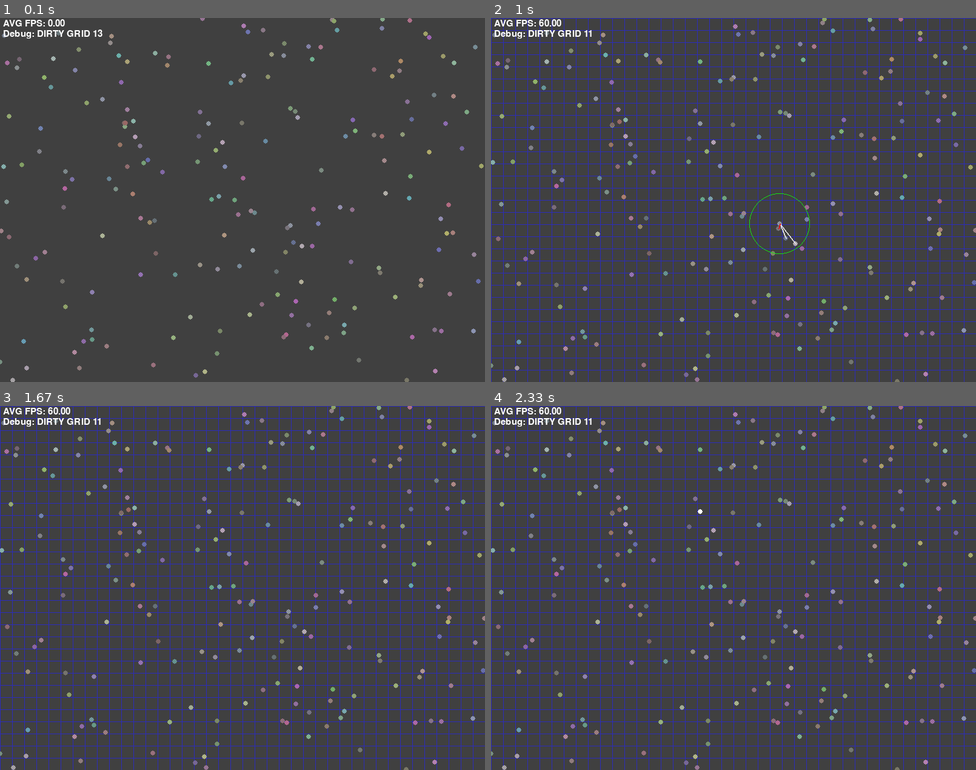
Above: before the commit, frames 1-4 (two rows, left to right).
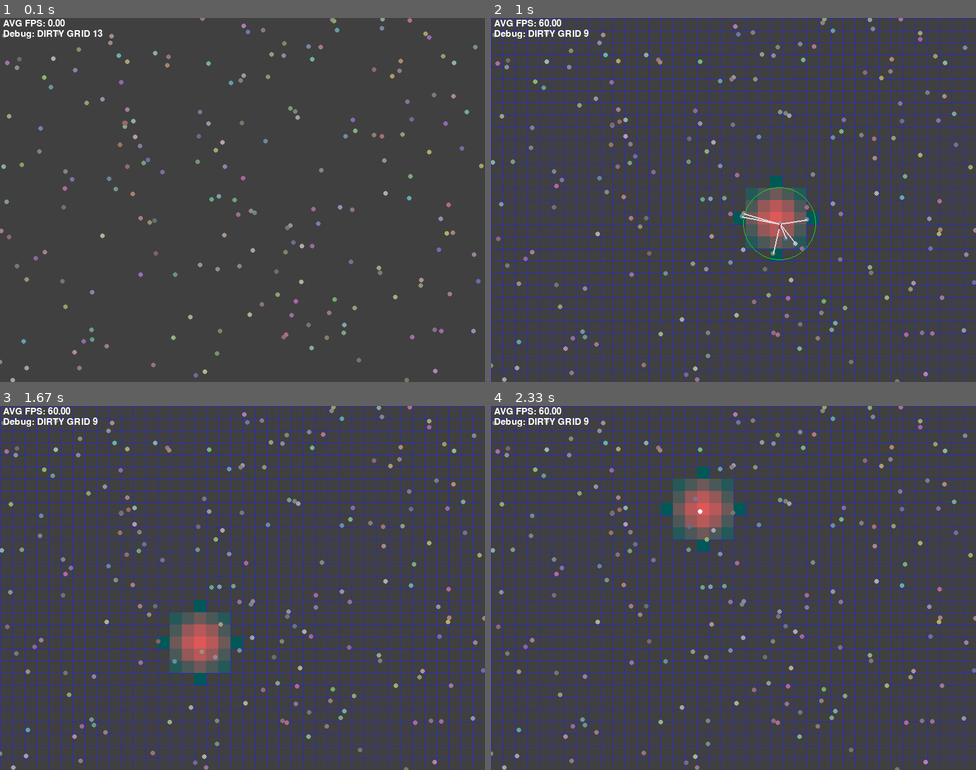
Above: after the commit, the same moments.

Repository: yangyu19840716/YYPygame
Game: pygame game, started from src/Main.py
The game is run twice, just before and just after one commit, with the same random seed, the same clock (stepped at 60 frames per second) and the same inputs.
Inputs (mouse positions are in pixels of both pictures, inside the frame that each line leads up to):
- Up to frame 1 (0.1 s): no input
- Up to frame 2 (1 s): tap Space at 0.33 s; click (782, 225) at 0.72 s
- Up to frame 3 (1.67 s): press the mouse at (140, 551) at 1.03 s; move the mouse to (155, 529) at 1.13 s; release the mouse at (174, 511) at 1.27 s; press the mouse at (232, 588) at 1.37 s; move the mouse to (213, 617) at 1.47 s; release the mouse at (194, 646) at 1.6 s
- Up to frame 4 (2.33 s): press the mouse at (903, 507) at 1.7 s; move the mouse to (738, 588) at 1.8 s; release the mouse at (568, 668) at 1.93 s; press the mouse at (903, 507) at 2.03 s; move the mouse to (801, 507) at 2.13 s; release the mouse at (704, 507) at 2.27 s

Frame 1 is identical in both runs. In frame 2, 1.8% of the frame differs, in the area x 19-68%, y 3-67%; in frame 3, 1.8%; in frame 4, 1.8%.

Commit message:
vision 范围改成圆的

Diff:
--- a/src/Actor.py
+++ b/src/Actor.py
@@ -94,7 +94,7 @@
 		grid = Const.SCENE.get_grid(self.grid_x, self.grid_y)
 		neighbours = []
 		for neighbour_grids in grid.neighbours:
-			for neighbour_grid in neighbour_grids:
+			for neighbour_grid in neighbour_grids[1]:
 				neighbours.extend(neighbour_grid.actors)
 
 		if self.is_leader:
--- a/src/Core/Const.py
+++ b/src/Core/Const.py
@@ -18,8 +18,8 @@
 GAME = None
 
 ACTOR_NUM = 200
-VISION_SIZE = 50.0
+VISION_SIZE = 60.0
 
-ROOT_PATH = os.getcwd() + '/../'
+ROOT_PATH = os.getcwd() + '/'
 RES_PATH = ROOT_PATH + 'res'
-TMP_PATH = RES_PATH + 'tmp'
+TMP_PATH = ROOT_PATH + 'tmp'
--- a/src/Core/Utility.py
+++ b/src/Core/Utility.py
@@ -10,3 +10,9 @@
 	for i in range(3):
 		color[i] = random.randint(color_min, color_max)
 	return color
+
+
+def sorted_dict_by_key(unsort_dict):
+	if not unsort_dict:
+		return unsort_dict
+	return [(k, unsort_dict[k]) for k in sorted(unsort_dict.keys())]
--- a/src/Debug/DebugDraw.py
+++ b/src/Debug/DebugDraw.py
@@ -64,7 +64,7 @@
 
 # ======================================= show_grid ==========================================
 GRID_LINE_COLOR = (44, 44, 188)
-NEIGHBOUR_GRID_COLOR = (40, 88, 88)
+NEIGHBOUR_GRID_COLOR = (222, 88, 88)
 DIRTY_GRID_COLOR = (222, 22, 22)
 DIRTY_GRID_FRAME = []
 FLUSH_TIME = 30
@@ -98,11 +98,11 @@
 		Graph.draw_rect(
 			grid.left_top_pos_x, grid.left_top_pos_y, grid.grid_size_h, grid.grid_size_w, color=NEIGHBOUR_GRID_COLOR)
 
-		i = 1
+		i = total = len(grid.neighbours)
 		for neighbours in grid.neighbours:
-			i += 1
-			color = (NEIGHBOUR_GRID_COLOR[0] + 20 * i, NEIGHBOUR_GRID_COLOR[1], NEIGHBOUR_GRID_COLOR[2])
-			for neighbour in neighbours:
+			i -= 1.0
+			color = (NEIGHBOUR_GRID_COLOR[0] * (i / total), NEIGHBOUR_GRID_COLOR[1], NEIGHBOUR_GRID_COLOR[2])
+			for neighbour in neighbours[1]:
 				Graph.draw_rect(
 					neighbour.left_top_pos_x, neighbour.left_top_pos_y, neighbour.grid_size_h, neighbour.grid_size_w,
 					color=color)
@@ -123,5 +123,5 @@
 		return
 
 	show_grid_line(scene, grid_size_w, grid_size_h)
-	# show_vision_grid(scene)
+	show_vision_grid(scene)
 	# show_dirty_grid()
--- a/src/Grid.py
+++ b/src/Grid.py
@@ -1,7 +1,10 @@
 # -*- coding:utf-8 -*-
 
-from Core import Const
+from Core import Const, Utility
 import random
+
+
+MERGE_PRECISION = 0.01
 
 
 class Grid(object):
@@ -15,19 +18,25 @@
 		self.index_y = None
 		self.left_top_pos_x = self.left_top_pos_y = 0
 		self.right_bottom_pos_x = self.right_bottom_pos_y = 0
+		self.pos_x = self.pos_y = 0
 		self.actors = []
-		self.neighbours = []  		# [[grid list 1], [grid list 2], ...] neighbour按距离分组, 以后改为dict
+		self.neighbours = []  		# [(dis 1, grid list 1), (dis 2, grid list 2), ...] neighbour按距离分组
 		self.leader_actor = None    # actor, nearest_neighbour 首选
 		self.dirty = True			# actors 改变
 		self.picked = False
 
-	def init_neighbours(self, x, y):
-		grid_in_vision = Grid.gird_in_vision
+		self.init_neighbours = self.init_neighbours_round
+
+	def init_pos(self, x, y):
 		self.index_x, self.index_y = x, y
 		self.left_top_pos_x, self.left_top_pos_y = x * Grid.grid_size_w, y * Grid.grid_size_h
 		self.right_bottom_pos_x, self.right_bottom_pos_y = (x + 1) * Grid.grid_size_w, (y + 1) * Grid.grid_size_h
+		self.pos_x, self.pos_y = (x + 0.5) * Grid.grid_size_w, (y + 0.5) * Grid.grid_size_w,
+
+	def init_neighbours_square(self):
+		x, y = self.index_x, self.index_y
 		grid_num_w, grid_num_h = Const.SCENE.grid_num_w, Const.SCENE.grid_num_h
-		for i in range(1, grid_in_vision):
+		for i in range(1, Grid.gird_in_vision):
 			neighbours = []
 			for xx in range(-i, i + 1):
 				xxx = x + xx
@@ -56,7 +65,40 @@
 					grid = Const.SCENE.get_grid(xxx, yyy)
 					neighbours.append(grid)
 
-			self.neighbours.append(neighbours)
+			self.neighbours.append((i, neighbours))
+
+	def init_neighbours_round(self):
+		scene = Const.SCENE
+		vision_size = Const.VISION_SIZE
+		grid_in_vision = Grid.gird_in_vision
+		grid_num_w, grid_num_h = Const.SCENE.grid_num_w, Const.SCENE.grid_num_h
+		vision2 = vision_size * vision_size
+		visions = range(-grid_in_vision + 1, grid_in_vision)
+		merge_precision = 1.0 / MERGE_PRECISION
+		neighbours = {}
+		for i in visions:
+			for j in visions:
+				if i == 0 and j == 0:
+					continue
+
+				x = self.index_x + i
+				y = self.index_y + j
+				if x < 0 or y < 0 or x >= grid_num_w or y >= grid_num_h:
+					continue
+
+				grid = scene.get_grid(x, y)
+				dx = grid.pos_x - self.pos_x
+				dy = grid.pos_y - self.pos_y
+				dis2 = dx * dx + dy * dy
+				if dis2 <= vision2:
+					key_dis = int(dis2 * merge_precision)
+					neighbour_list = neighbours.get(key_dis, None)
+					if neighbour_list:
+						neighbour_list.append(grid)
+					else:
+						neighbours[key_dis] = [grid]
+
+		self.neighbours = Utility.sorted_dict_by_key(neighbours)
 
 	@staticmethod
 	def pos_to_grid(x, y):
@@ -83,7 +125,7 @@
 	def get_nearest_grid_actor(self):
 		for neighbours in self.neighbours:
 			neighbour_actors = []
-			for neighbour in neighbours:
+			for neighbour in neighbours[1]:
 				if neighbour.leader_actor:
 					neighbour_actors.append(neighbour.leader_actor)
 			if neighbour_actors:
--- a/src/Main.py
+++ b/src/Main.py
@@ -5,7 +5,7 @@
 from Core.Profiler import Profiler
 
 profiler = Profiler()
-profiler.label = 'Profile_%s' % time.strftime("%Y%m%d%H%M%S", time.localtime())
+profiler.label = time.strftime("%Y%m%d%H%M%S", time.localtime())
 profiler.start()
 
 game = Game()
--- a/src/Scene.py
+++ b/src/Scene.py
@@ -34,13 +34,15 @@
 		for x in range(self.grid_num_w):
 			self.grids.append([])
 			for y in range(self.grid_num_h):
-				self.grids[x].append(Grid())
+				grid = Grid()
+				grid.init_pos(x, y)
+				self.grids[x].append(grid)
 
 		for x in range(self.grid_num_w):
 			for y in range(self.grid_num_h):
 				grid = self.grids[x][y]
+				grid.init_neighbours()
 				self.grid_to_update.append(grid)
-				grid.init_neighbours(x, y)
 
 		self.actor_num = Const.ACTOR_NUM
 		self.actors = []
